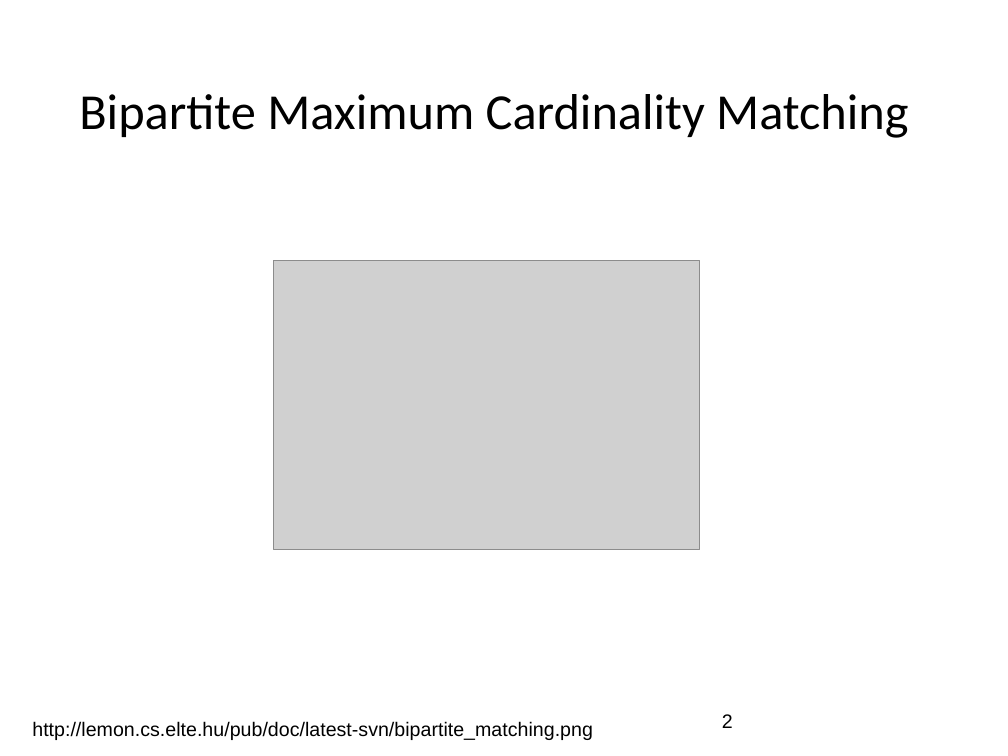
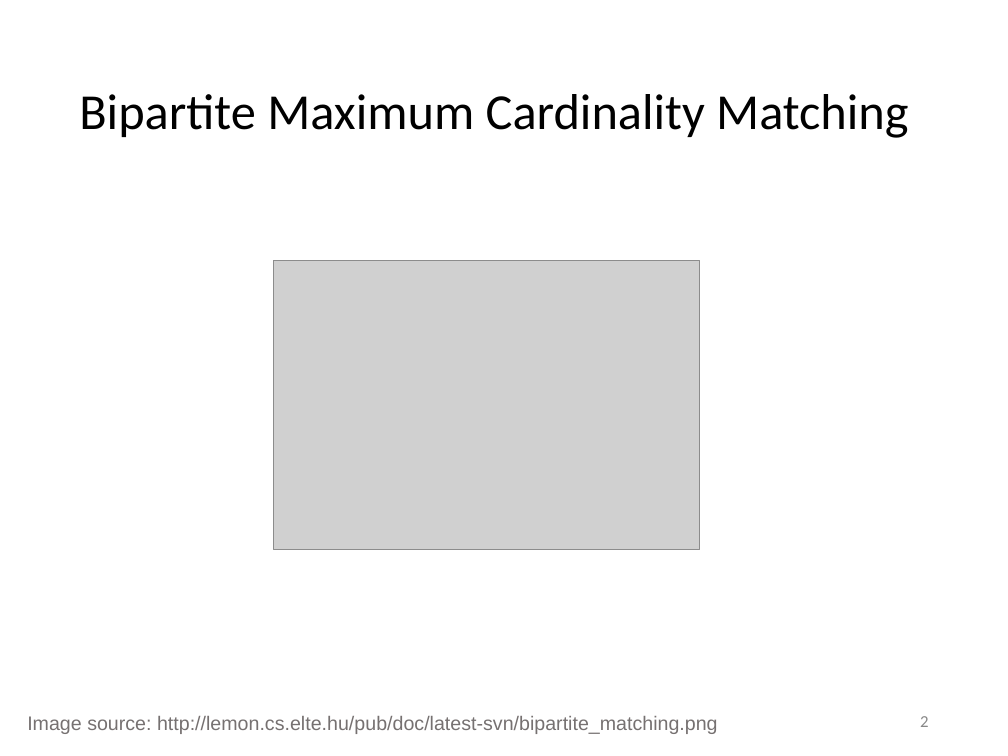
Before and after one commit to suem/dphpc-project, a slide deck: slide 2 of Final Presentation.pptx. Drawn at 1008x756 pixels with LibreOffice and Linux fonts; fonts in the diff are those of the drawing; grey boxes stand for pictures. Boxes give left, top, right and bottom in pixels: in the first picture for what was removed or moved away, otherwise in the second. Text is boxed around its words. In the diff, an @@ line names an element or a change of style, - is before the commit and + after.

```diff
--- a/Final Presentation.pptx
+++ b/Final Presentation.pptx
@@ text at (x1=27, y1=716, x2=718, y2=734): text changed; text colour #000000 to #767171 @@
-http://lemon.cs.elte.hu/pub/doc/latest-svn/bipartite_matching.png
+Image source: http://lemon.cs.elte.hu/pub/doc/latest-svn/bipartite_matching.png
@@ page number at (x1=920, y1=716, x2=928, y2=727): size 14 to 12 pt, font Arial to Calibri, text colour #000000 to #888888; alignment left to right @@
```
Also in this commit, not shown: 13 other slides changed.
